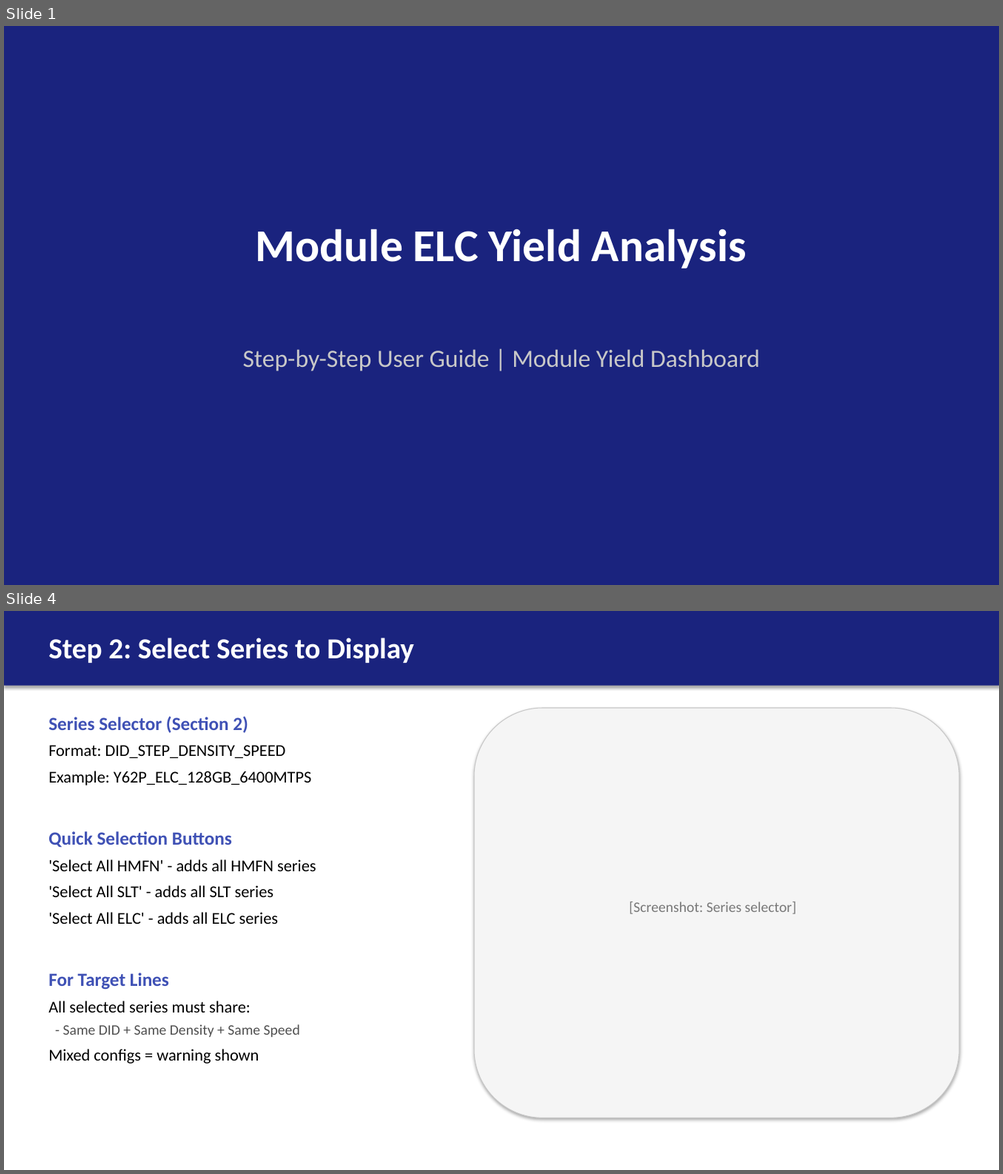
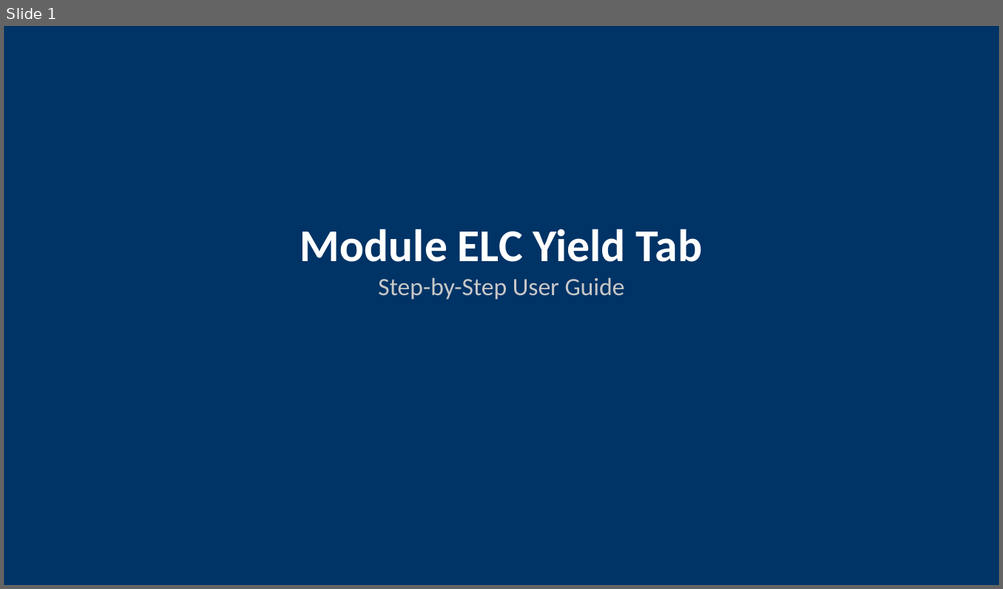
Before and after one commit to ASEGARAN/MODULE_YIELD_DASHBOARD, a slide deck: Module_ELC_Yield_User_Guide.pptx. Shown one above the other, each under a label of ours: slides 1 and 4 before the commit, slide 1 after it; the slides between them are not shown. The pictures are 1003x1174 and 1003x589 pixels, drawn with LibreOffice and Linux fonts; fonts in the diff are those of the drawing. Boxes give left, top, right and bottom in pixels: in the first picture for what was removed or moved away, otherwise in the second. Text is boxed around its words. In the diff, an @@ line names an element or a change of style, - is before the commit and + after.

Commit message:
Enhance Module ELC Yield user guide with ASCII mockups
- 12 slides with embedded visual mockups
- Step-by-step workflow from sidebar to targets
- Warning message explanation
- Available config reference
- Quick reference card
- No external screenshot dependencies

```diff
--- a/Module_ELC_Yield_User_Guide.pptx
+++ b/Module_ELC_Yield_User_Guide.pptx
@@ slide 4 removed at (4,611,999,1170), background #FFFFFF @@
@@ rectangle removed at (4,611,999,686) @@
@@ text removed at (48,638,414,663) @@
-Step 2: Select Series to Display
@@ text removed at (48,716,316,1064) @@
-Series Selector (Section 2)
-Format: DID_STEP_DENSITY_SPEED
-Example: Y62P_ELC_128GB_6400MTPS
-Quick Selection Buttons
-'Select All HMFN' - adds all HMFN series
-'Select All SLT' - adds all SLT series
-'Select All ELC' - adds all ELC series
-For Target Lines
-All selected series must share:
-- Same DID + Same Density + Same Speed
-Mixed configs = warning shown
@@ rounded rectangle removed at (474,708,959,1119) @@
@@ text removed at (629,902,797,914) @@
-[Screenshot: Series selector]
@@ slide 1 changed as well @@
@@ rectangle at (4,26,999,585): fill #1A237E to #003366 @@
@@ text at (300,229,702,300): text changed; size 44 to 24 pt; text colour #FFFFFF to #C8C8C8; bold off @@
-Module ELC Yield Analysis
+Module ELC Yield Tab
+Step-by-Step User Guide
@@ text removed at (243,349,760,372) @@
-Step-by-Step User Guide | Module Yield Dashboard
```
Also in this commit, not shown: 11 slides added, 8 other slides removed.
